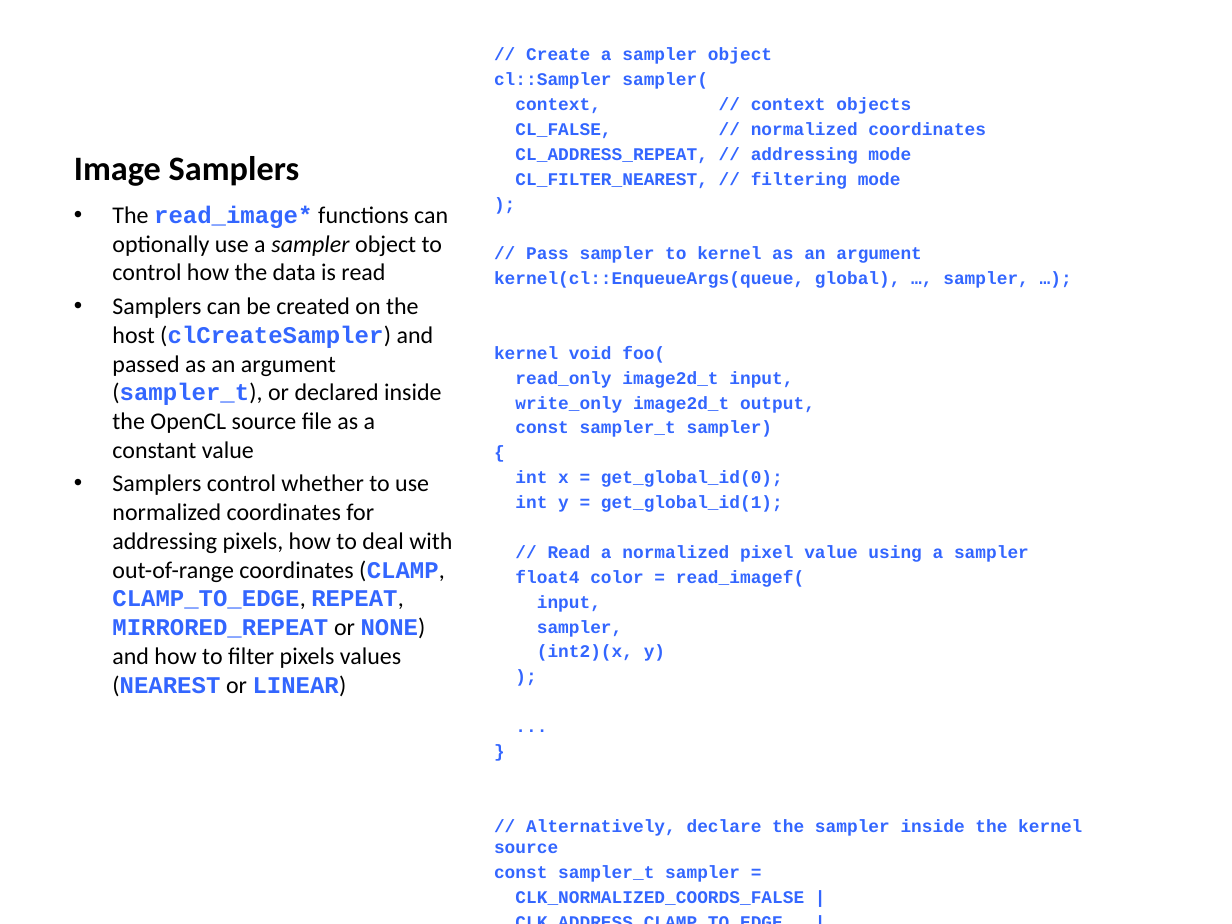
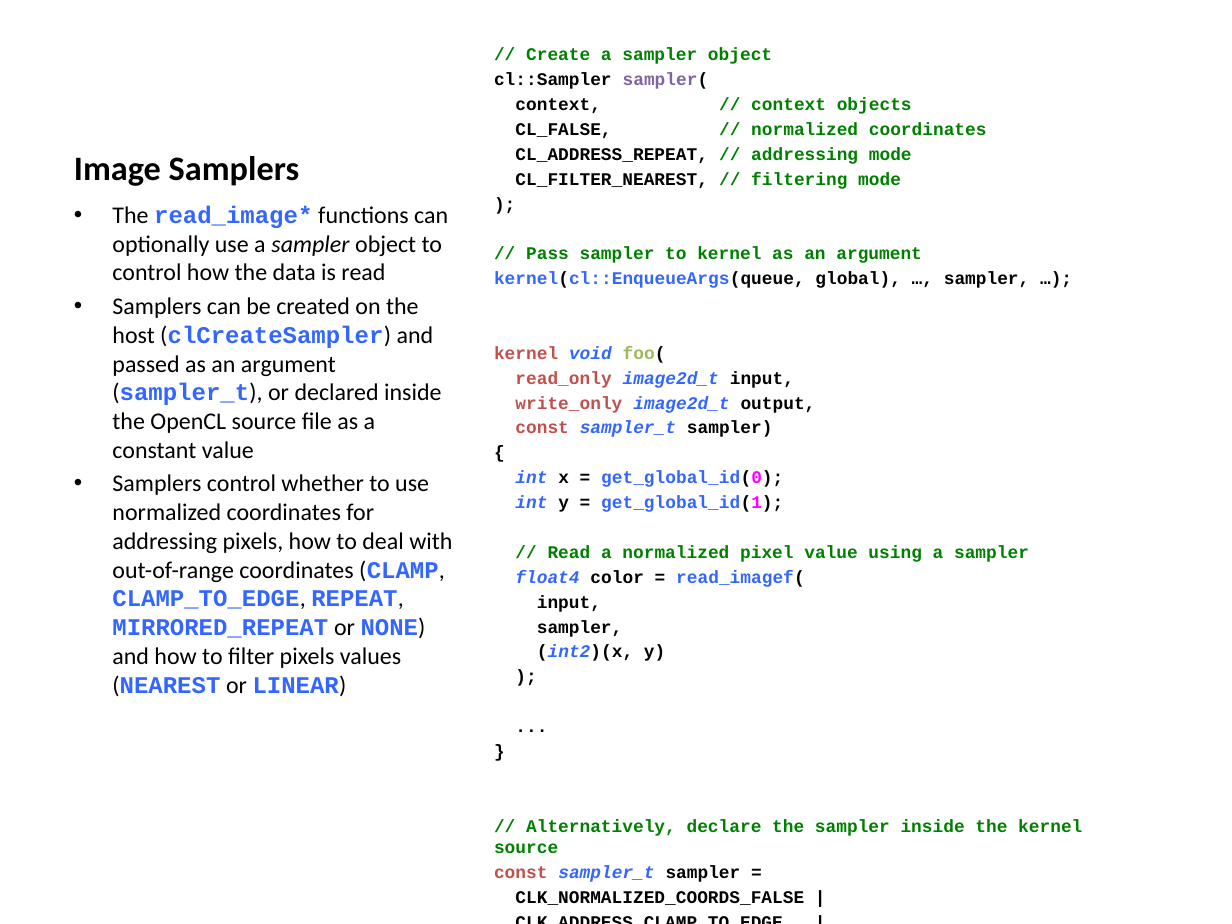
Before and after one commit to UoB-HPC/opencl-training-code, a slide deck: slide 80 of slides/advanced_part3.pptx. Drawn at 1232x924 pixels with LibreOffice and Linux fonts; fonts in the diff are those of the drawing. Boxes give left, top, right and bottom in pixels: in the first picture for what was removed or moved away, otherwise in the second. Text is boxed around its words. In the diff, an @@ line names an element or a change of style, - is before the commit and + after.

```diff
--- a/slides/advanced_part3.pptx
+++ b/slides/advanced_part3.pptx
@@ text "// Create a sampler object" at box(494, 48, 1082, 905): text colour #3366FF to #008000 in "// Create a sampler object", "// context objects", "// normalized coordinates", "// addressing mode" and 4 more places; text colour #3366FF to #000000 in "cl::Sampler sampler(", "context,", "CL_FALSE,", "CL_ADDRESS_REPEAT," and 21 more places; text colour #3366FF to #8064A2 in "sampler("; text colour #3366FF to #C0504D in "kernel", "read_only", "write_only", "const" and 1 more places; text colour #3366FF to #9BBB59 in "foo("; italic on in "void", "image2d_t", "image2d_t", "sampler_t" and 5 more places; text colour #3366FF to #FF00FF in "get_global_id(0);", "get_global_id(1);" @@
```
Also in this commit, not shown: 8 other slides changed, 3 other files.
